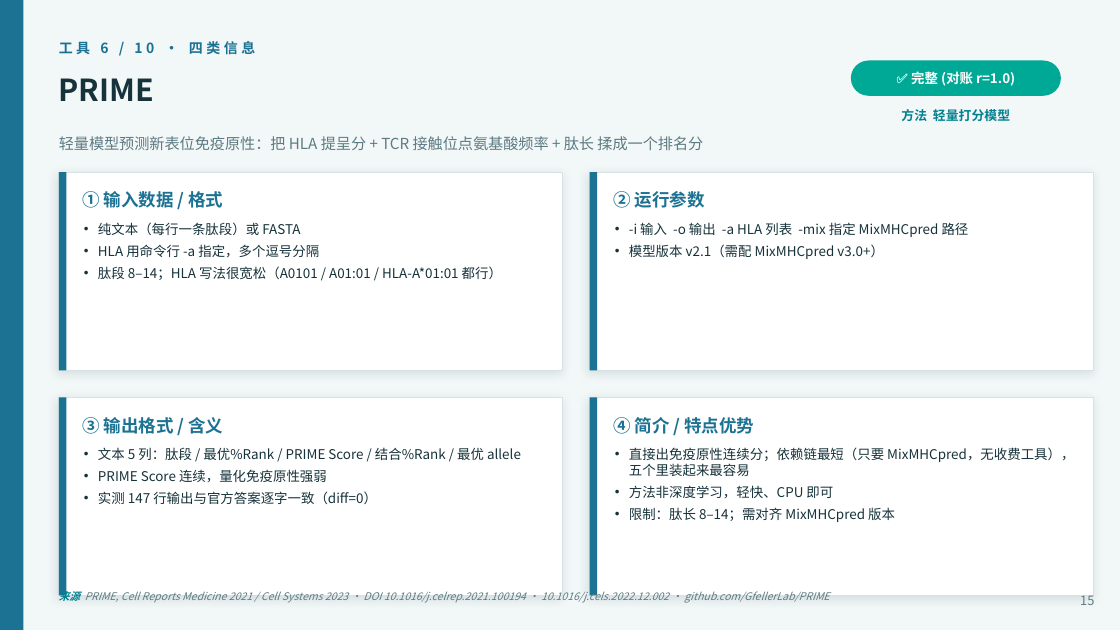
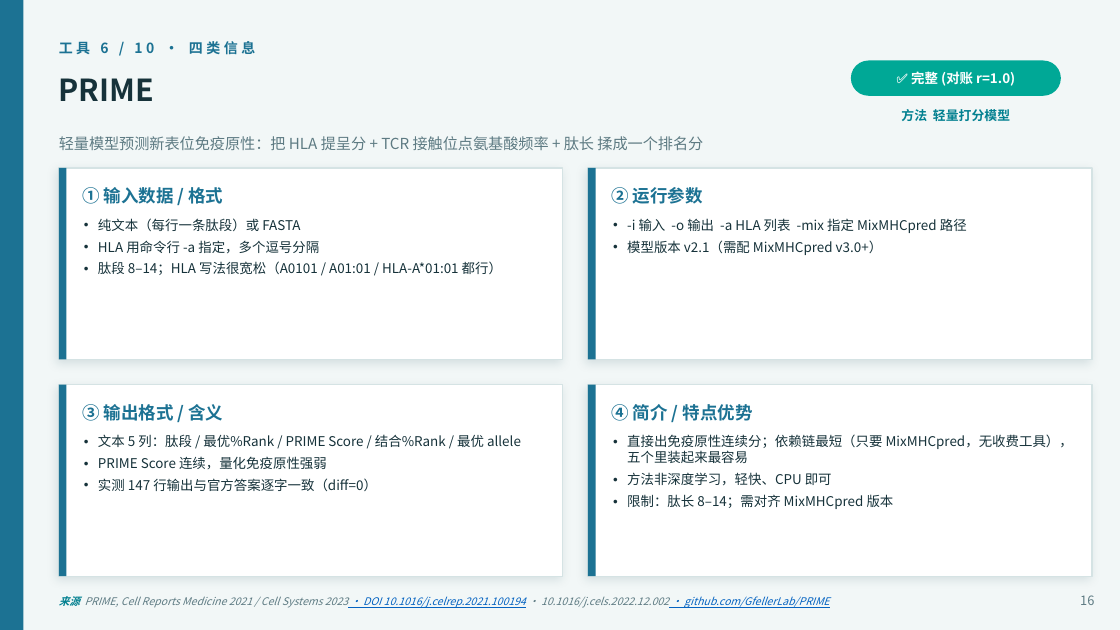
Before and after one commit to legacccY/YJ-Agent, a slide deck: slide 16 of project/meeting/QuantImmuBench/QuantImmuBench_10工具横评_2026-06-25.pptx (slide 15 before the commit). Drawn at 1120x630 pixels with LibreOffice and Linux fonts; fonts in the diff are those of the drawing. Boxes give left, top, right and bottom in pixels: in the first picture for what was removed or moved away, otherwise in the second. Text is boxed around its words. In the diff, an @@ line names an element or a change of style, - is before the commit and + after.

```diff
--- a/project/meeting/QuantImmuBench/QuantImmuBench_10工具横评_2026-06-25.pptx
+++ b/project/meeting/QuantImmuBench/QuantImmuBench_10工具横评_2026-06-25.pptx
@@ rectangle: place and size @@
-rectangle at (59,172,563,371)
+rectangle at (59,168,563,360)
@@ rectangle: place and size @@
-rectangle at (59,172,66,371)
+rectangle at (59,168,66,360)
@@ rectangle: place and size @@
-rectangle at (590,172,1094,371)
+rectangle at (588,168,1092,360)
@@ rectangle: place and size @@
-rectangle at (590,172,597,371)
+rectangle at (588,168,596,360)
@@ text "① 输入数据 / 格式": place and size @@
-text "① 输入数据 / 格式" at (82,191,223,208)
+text "① 输入数据 / 格式" at (82,187,223,204)
@@ text "② 运行参数": place and size @@
-text "② 运行参数" at (613,191,705,208)
+text "② 运行参数" at (611,187,703,204)
@@ text "纯文本（每行一条肽段）或 FASTA": place and size @@
-text "纯文本（每行一条肽段）或 FASTA" at (98,222,502,280)
+text "纯文本（每行一条肽段）或 FASTA" at (98,218,502,275)
@@ text "-i 输入 -o 输出 -a ...": place and size @@
-text "-i 输入 -o 输出 -a ..." at (629,222,969,259)
+text "-i 输入 -o 输出 -a ..." at (627,218,967,255)
@@ rectangle: place and size @@
-rectangle at (59,397,563,596)
+rectangle at (59,385,563,576)
@@ rectangle: place and size @@
-rectangle at (59,397,66,596)
+rectangle at (59,385,66,576)
@@ rectangle: place and size @@
-rectangle at (590,397,1094,596)
+rectangle at (588,385,1092,576)
@@ rectangle: place and size @@
-rectangle at (590,397,597,596)
+rectangle at (588,385,596,576)
@@ text "③ 输出格式 / 含义": place and size @@
-text "③ 输出格式 / 含义" at (82,417,223,434)
+text "③ 输出格式 / 含义" at (82,404,223,421)
@@ text "④ 简介 / 特点优势": place and size @@
-text "④ 简介 / 特点优势" at (613,417,754,434)
+text "④ 简介 / 特点优势" at (611,404,753,421)
@@ text "文本 5 列：肽段 / 最优%Rank ...": place and size @@
-text "文本 5 列：肽段 / 最优%Rank ..." at (98,447,521,504)
+text "文本 5 列：肽段 / 最优%Rank ..." at (98,434,521,491)
@@ text "直接出免疫原性连续分；依赖链最短（只要 MixMHCpred，无收费工具），五个里装起来最容易": place and size @@
-text "直接出免疫原性连续分；依赖链最短（只要 MixMHCpred，无收费工具），五个里装起来最容易" at (629,447,1074,522)
+text "直接出免疫原性连续分；依赖链最短（只要 MixMHCpred，无收费工具），五个里装起来最容易" at (627,434,1073,509)
@@ text "来源 PRIME, Cell Reports Medicine ..." at (59,596,829,608): text colour #5E7B83 to #0563C1, underline on in "· DOI 10.1016/j.celrep.2021.100194 · github.com/GfellerLab/P ..." @@
@@ text at (1080,595,1094,605): text changed @@
-15
+16
```
Also in this commit, not shown: 35 other slides changed, 4 slides added, 7 other files.
